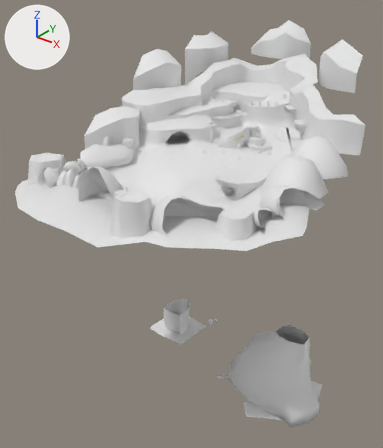
Before and after pictures for a commit that changed the FBX model Assets/Models/Levels/TidalPool/TidalPool.fbx.
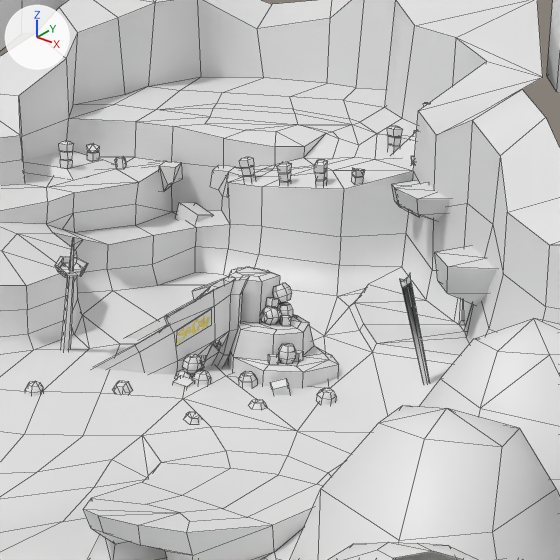
Each version appears first whole from a 50 mm camera at (213.0, -274.0, 124.0) aimed at (-22.0, 19.0, -58.0), and next in a close-up on the part from 51% to 84% of the width and 14% to 42% of the height. The axes (+X, +Y, +Z) are drawn at upper left. The lights are the same throughout. The close-ups show mesh edges as thin lines. Where no turn or scale is listed for an object, it has been applied to the vertices. Vertices at the same position are counted once.

In view in the first close-up: 'Ground', 'ShipSlide'.
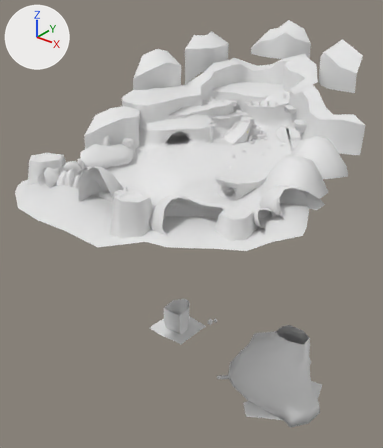
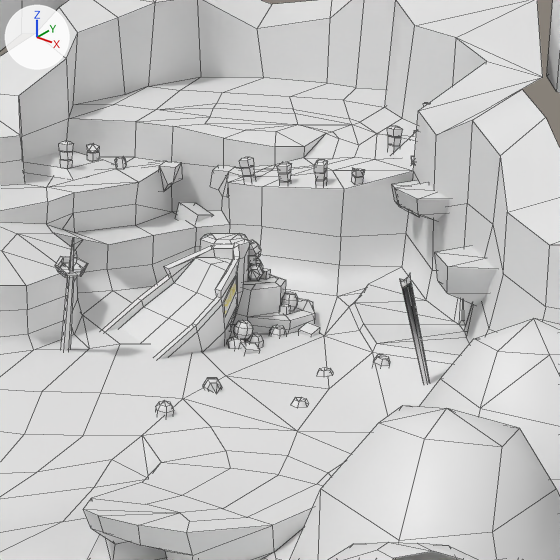
The change, as a list of edits to the scene's bpy script:
```text
Change me_plane_001:
    used by ob_ground; location = (0.0, 0.0, 0.0)
    remove me_plane_001.from_pydata(...)  # 3005 vertices, 2940 faces; spans x -109.0..109.0, y -121.0..211.0, z -166.0..78.0
    add me_plane_001.from_pydata(...)  # 2982 vertices, 2931 faces; spans x -109.0..109.0, y -121.0..211.0, z -166.0..78.0
    me_plane_001 part 1: 498 vertices moved from x -16.0..29.0, y 17.0..64.0, z -1.0..19.0 to x -21.0..29.0, y 23.0..84.0, z -1.0..19.0; 19 vertices removed from x 0.0..7.0, y 28.0..40.0, z 2.0..5.0; 31 vertices added at x -16.0..6.0, y 60.0..84.0, z 3.0..6.0
    me_plane_001 part 2: 141 faces spanning x -80.0..105.0, y -121.0..109.0, z -159.0..7.0 switch from mat_sandblend1 (white #e7e7e7) to mat_rocktrans (its picture is missing)
    remove me_plane_001.materials.append(mat_rockwall)  # white #e7e7e7
    remove me_plane_001.materials.append(mat_gemwater)  # white #e7e7e7
    remove me_plane_001.materials.append(mat_flowingwater)  # white #e7e7e7
Change me_plane_005:
    where me_plane_005.from_pydata(...)  # 35 vertices, 15 faces; spans x -16.2..7.8, y 33.2..54.6, z 2.0..18.4
    used by ob_shipslide; location = (0.0, 0.0, 0.0)
    me_plane_005 part 3: the whole mesh is turned 48.2 degrees about the z axis through its middle, then moved by (-3.6, 11.0, 0.3)
```

Pixel boxes (x1, y1, x2, y2) of what changed, in the close-ups (560 x 560 px; the box of a moved part takes in the faces that stretch with it):
'ShipSlide', mesh turned
    before: (95, 277, 236, 367)
    after: (102, 243, 240, 359)
part 1 of me_plane_001, moved or reshaped
    before: (25, 267, 339, 423)
    after: (107, 233, 390, 417)
part 2 of me_plane_001, recoloured
    before: (4, 272, 394, 428)
    after: (4, 286, 394, 428)
